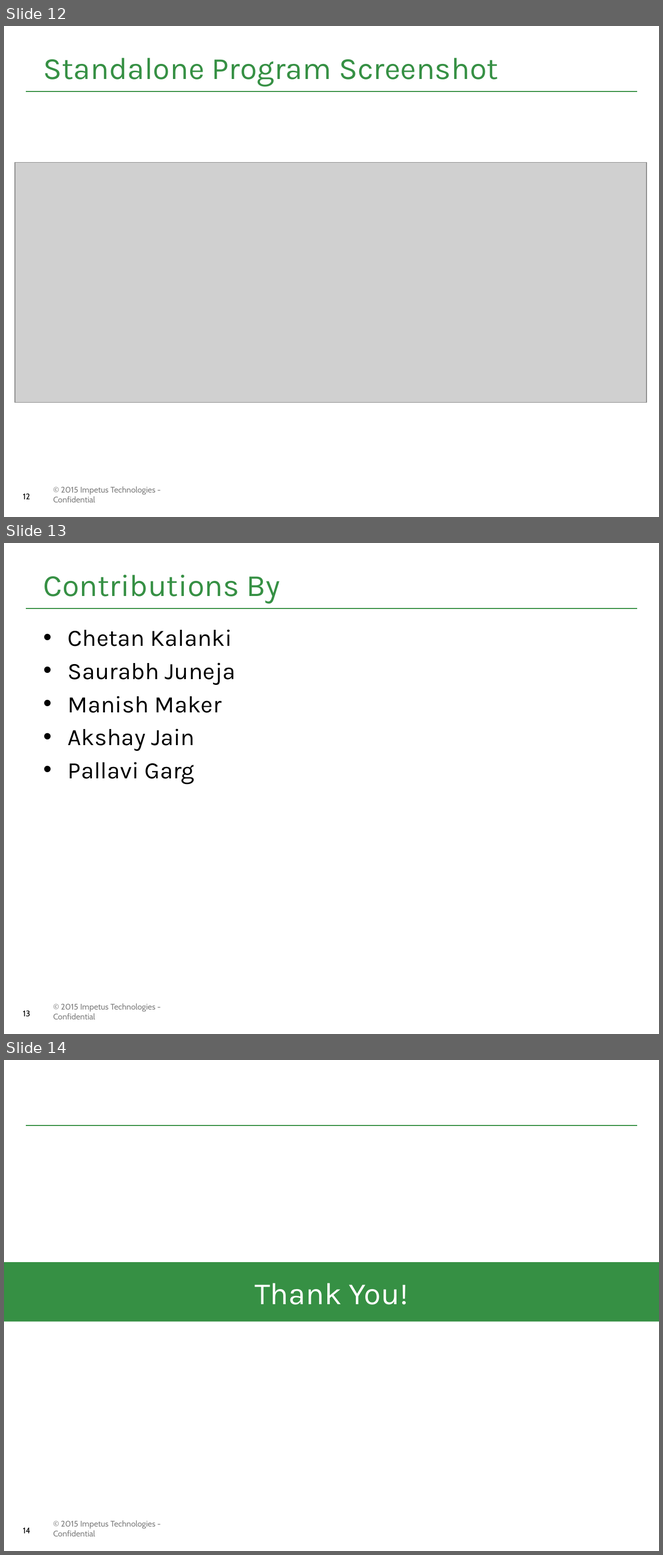
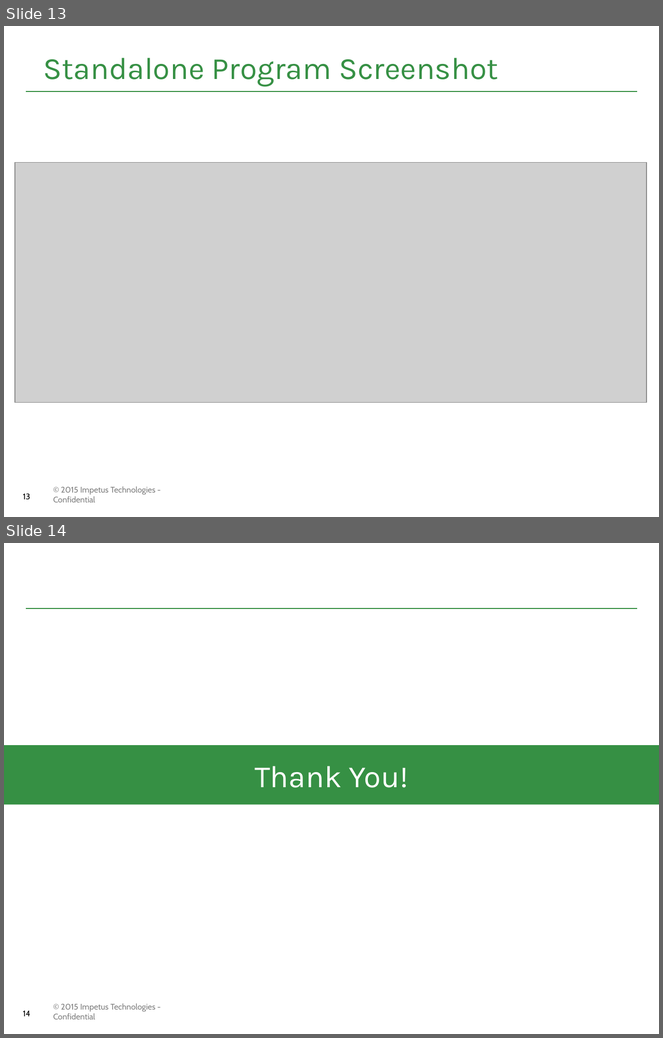
Before and after one commit to Impetus/couverture, a slide deck: USSCC_DOCUMENT/presentations/User Story Specific Code Coverage Tool.pptx. Shown one above the other, each under a label of ours: slides 12, 13 and 14 before the commit, slides 13 and 14 after it. The pictures are 663x1555 and 663x1038 pixels, drawn with LibreOffice and Linux fonts; fonts in the diff are those of the drawing; grey boxes stand for pictures; background and template pictures are left out. Boxes give left, top, right and bottom in pixels: in the first picture for what was removed or moved away, otherwise in the second. Text is boxed around its words. In the diff, an @@ line names an element or a change of style, - is before the commit and + after.

```diff
--- a/USSCC_DOCUMENT/presentations/User Story Specific Code Coverage Tool.pptx
+++ b/USSCC_DOCUMENT/presentations/User Story Specific Code Coverage Tool.pptx
@@ slide 13 removed at <box>4,543,659,1034</box>, background #FFFFFF; not listed: 3 template elements that a slide beside it also shows @@
@@ title removed at <box>44,575,281,603</box> @@
-Contributions By
@@ text removed at <box>68,629,236,784</box> @@
-• Chetan Kalanki
-• Saurabh Juneja
-• Manish Maker
-• Akshay Jain
-• Pallavi Garg
@@ what was slide 12 is now slide 13 @@
@@ page number at <box>23,493,30,500</box>: text changed @@
-12
+13
```
Also in this commit, not shown: 2 slides changed, 1 slide added, 9 other files.
